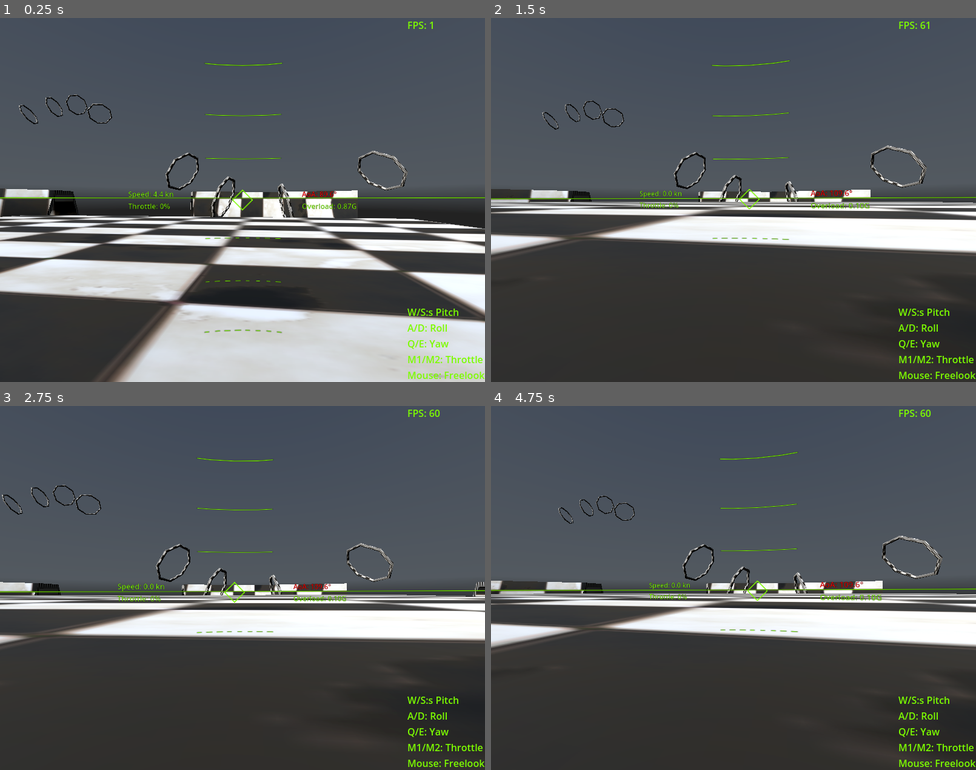
Above: before the commit, frames 1-4 (two rows, left to right).
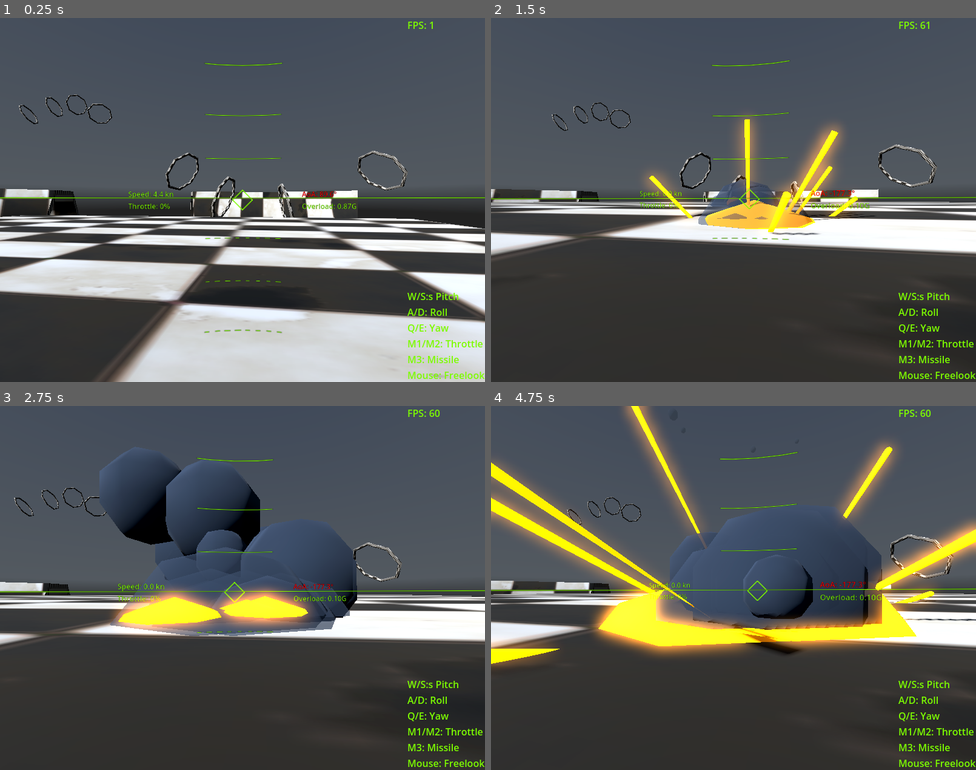
Above: after the commit, the same moments.

Repository: IzalithSky/vimana
Game: Godot game, scene res://scenes/world_0.tscn
Two runs of this game, one before a commit and one after it. Both use one fixed random seed, a clock stepped at 60 frames per second and the inputs below. A sky picture missing from this copy of the repository is replaced by a grey-blue gradient.
Inputs (mouse positions are in pixels of both pictures, inside the frame that each line leads up to):
- Up to frame 1 (0.25 s): no input
- Up to frame 2 (1.5 s): move the mouse to (757, 200) at 0.52 s; hold S (pitch_up) from 0.53 s (still down); tap V (fire_missile, bound only after the commit) at 0.6, 1.35 s; move the mouse to (709, 200) at 1.27 s
- Up to frame 3 (2.75 s): keep holding S (pitch_up); move the mouse to (252, 580) at 2.02 s; tap V (fire_missile, bound only after the commit) at 2.1 s
- Up to frame 4 (4.75 s): keep holding S (pitch_up); move the mouse to (728, 595) at 2.77 s; tap V (fire_missile, bound only after the commit) at 2.85, 3.6, 4.35 s; move the mouse to (767, 591) at 3.52 s; move the mouse to (694, 584) at 4.27 s

The runs differ from the first frame. In frame 1, 0.7% of the frame differs, in the area x 84-100%, y 75-95%; in frame 2, 8.7%; in frame 3, 16%; in frame 4, 26%, in the area x 0-100%, y 0-95%.

Commit message:
missiles

Diff:
--- /dev/null
+++ b/objects/explosion.gd
@@ -0,0 +1,16 @@
+class_name Explosion extends Node3D
+
+
+@onready var sparks: GPUParticles3D = $Sparks
+@onready var smoke: GPUParticles3D = $Smoke
+@onready var fire: GPUParticles3D = $Fire
+@onready var explosion_sound: AudioStreamPlayer3D = $ExplosionSound
+
+
+func _ready() -> void:
+	sparks.emitting = true
+	smoke.emitting = true
+	fire.emitting = true
+	explosion_sound.play()
+	await get_tree().create_timer(2.0).timeout
+	queue_free()
--- /dev/null
+++ b/objects/explosion.tscn
@@ -0,0 +1,139 @@
+[gd_scene load_steps=21 format=3 uid="uid://b10gv1tbsvpnr"]
+
+[ext_resource type="Script" uid="uid://b2vluth3hax2o" path="res://objects/explosion.gd" id="1_17npe"]
+
+[sub_resource type="Curve" id="Curve_3oo6d"]
+_data = [Vector2(0, 0.359551), 0.0, 0.0, 0, 0, Vector2(0.737069, 1), 0.0, 0.0, 0, 0, Vector2(0.99569, 0.0898877), 0.0, 0.0, 0, 0]
+point_count = 3
+
+[sub_resource type="CurveTexture" id="CurveTexture_17npe"]
+curve = SubResource("Curve_3oo6d")
+
+[sub_resource type="ParticleProcessMaterial" id="ParticleProcessMaterial_nfeox"]
+particle_flag_align_y = true
+spread = 180.0
+initial_velocity_min = 12.0
+initial_velocity_max = 16.0
+scale_min = 0.5
+scale_max = 1.5
+scale_curve = SubResource("CurveTexture_17npe")
+
+[sub_resource type="StandardMaterial3D" id="StandardMaterial3D_aw4cw"]
+albedo_color = Color(0.895307, 0.439701, 0, 1)
+emission_enabled = true
+emission = Color(0.894118, 0.439216, 0, 1)
+emission_energy_multiplier = 2.0
+
+[sub_resource type="CylinderMesh" id="CylinderMesh_3el85"]
+material = SubResource("StandardMaterial3D_aw4cw")
+top_radius = 0.1
+bottom_radius = 0.0
+height = 8.0
+
+[sub_resource type="Curve" id="Curve_17npe"]
+_data = [Vector2(0, 0.516854), 0.0, 0.0, 0, 0, Vector2(0.668103, 0.988764), 0.0, 0.0, 0, 0, Vector2(1, 0), 0.0, 0.0, 0, 0]
+point_count = 3
+
+[sub_resource type="CurveTexture" id="CurveTexture_nfeox"]
+curve = SubResource("Curve_17npe")
+
+[sub_resource type="Curve" id="Curve_aw4cw"]
+_data = [Vector2(0, 0.550562), 0.0, 0.0, 0, 0, Vector2(0.25431, 1), 0.0, 0.0, 0, 0, Vector2(1, 0), 0.0, 0.0, 0, 0]
+point_count = 3
+
+[sub_resource type="CurveTexture" id="CurveTexture_3el85"]
+curve = SubResource("Curve_aw4cw")
+
+[sub_resource type="ParticleProcessMaterial" id="ParticleProcessMaterial_hbmxj"]
+emission_shape = 1
+emission_sphere_radius = 1.0
+direction = Vector3(0, -1, 0)
+initial_velocity_min = 1.0
+initial_velocity_max = 2.0
+gravity = Vector3(0, 5, 0)
+scale_min = 0.5
+scale_max = 1.5
+scale_curve = SubResource("CurveTexture_3el85")
+color = Color(0.187237, 0.236935, 0.311474, 1)
+alpha_curve = SubResource("CurveTexture_nfeox")
+
+[sub_resource type="StandardMaterial3D" id="StandardMaterial3D_hbmxj"]
+transparency = 1
+vertex_color_use_as_albedo = true
+
+[sub_resource type="SphereMesh" id="SphereMesh_cun36"]
+material = SubResource("StandardMaterial3D_hbmxj")
+radius = 2.0
+height = 4.0
+radial_segments = 8
+rings = 4
+
+[sub_resource type="Gradient" id="Gradient_3oo6d"]
+colors = PackedColorArray(0.847059, 0.670588, 0, 1, 0.970785, 0.428175, 0, 1)
+
+[sub_resource type="GradientTexture1D" id="GradientTexture1D_17npe"]
+gradient = SubResource("Gradient_3oo6d")
+
+[sub_resource type="Curve" id="Curve_nfeox"]
+_limits = [0.0, 2.0, 0.0, 1.0]
+_data = [Vector2(0.00431034, 1.4382), 0.0, 0.0, 0, 0, Vector2(0.50431, 2), 0.0, 0.0, 0, 0, Vector2(1, 0.94382), 0.0, 0.0, 0, 0]
+point_count = 3
+
+[sub_resource type="CurveTexture" id="CurveTexture_aw4cw"]
+curve = SubResource("Curve_nfeox")
+
+[sub_resource type="Curve" id="Curve_3el85"]
+_data = [Vector2(0, 0.550562), 0.0, 0.0, 0, 0, Vector2(0.25431, 1), 0.0, 0.0, 0, 0, Vector2(1, 0), 0.0, 0.0, 0, 0]
+point_count = 3
+
+[sub_resource type="CurveTexture" id="CurveTexture_hbmxj"]
+curve = SubResource("Curve_3el85")
+
+[sub_resource type="ParticleProcessMaterial" id="ParticleProcessMaterial_xfoey"]
+emission_shape = 1
+emission_sphere_radius = 1.0
+direction = Vector3(0, -1, 0)
+spread = 90.0
+initial_velocity_min = 2.0
+initial_velocity_max = 4.0
+gravity = Vector3(0, 5, 0)
+scale_min = 0.5
+scale_max = 1.5
+scale_curve = SubResource("CurveTexture_hbmxj")
+color = Color(0.84867, 0.671683, 0, 1)
+color_ramp = SubResource("GradientTexture1D_17npe")
+emission_curve = SubResource("CurveTexture_aw4cw")
+
+[node name="explosion" type="Node3D"]
+script = ExtResource("1_17npe")
+
+[node name="Sparks" type="GPUParticles3D" parent="."]
+emitting = false
+amount = 24
+lifetime = 0.5
+one_shot = true
+explosiveness = 1.0
+fixed_fps = 60
+process_material = SubResource("ParticleProcessMaterial_nfeox")
+draw_pass_1 = SubResource("CylinderMesh_3el85")
+
+[node name="Smoke" type="GPUParticles3D" parent="."]
+emitting = false
+amount = 12
+lifetime = 2.0
+one_shot = true
+explosiveness = 1.0
+fixed_fps = 60
+process_material = SubResource("ParticleProcessMaterial_hbmxj")
+draw_pass_1 = SubResource("SphereMesh_cun36")
+
+[node name="Fire" type="GPUParticles3D" parent="."]
+emitting = false
+amount = 12
+one_shot = true
+explosiveness = 1.0
+fixed_fps = 60
+process_material = SubResource("ParticleProcessMaterial_xfoey")
+draw_pass_1 = SubResource("SphereMesh_cun36")
+
+[node name="ExplosionSound" type="AudioStreamPlayer3D" parent="."]
--- a/objects/jet.gd
+++ b/objects/jet.gd
@@ -25,7 +25,7 @@
 @export var alignment_strength: float = 1.0
 
 @export var max_speed: float = 500.0  # throttle disabled above this
-@export var control_effectiveness_speed: float = 20.0  # full control above this
+@export var control_effectiveness_speed: float = 50.0  # full control above this
 
 @export var speed_label: Label
 @export var throttle_label: Label
@@ -39,6 +39,9 @@
 @export var g_limit_throttle_enabled: bool = true
 @export var max_g_force: float = 11.0
 
+@export var explosion_scene: PackedScene
+@export var explosive_speed: float = 50.0
+
 var current_thrust: float = 0.0
 var aoa: float = 0.0
 var aoa_deg: float = 0.0
@@ -60,6 +63,18 @@
 var _g_force_buffer: Array = []
 var _prev_velocity: Vector3 = Vector3.ZERO
 var smoothed_g: float = 0.0
+
+
+func _ready() -> void:
+	self.body_entered.connect(_on_body_entered)
+
+
+func _on_body_entered(body: Node) -> void:
+	if linear_velocity.length() >= explosive_speed:
+		var explosion: Node3D = explosion_scene.instantiate()
+		get_tree().current_scene.add_child(explosion)
+		explosion.global_transform.origin = global_transform.origin
+
 
 
 func _physics_process(delta: float) -> void:
--- /dev/null
+++ b/objects/missile.gd
@@ -0,0 +1,34 @@
+class_name Missile extends RigidBody3D
+
+@export var speed: float = 300.0
+@export var lifetime: float = 5.0
+@export var explosion_scene: PackedScene
+
+var time_alive: float = 0.0
+
+
+func _ready() -> void:
+	self.body_entered.connect(_on_body_entered)
+
+
+func _physics_process(delta: float) -> void:
+	# Move missile forward
+	linear_velocity = -global_transform.basis.z * speed
+
+	# Timeout check
+	time_alive += delta
+	if time_alive >= lifetime:
+		_spawn_explosion()
+		queue_free()
+
+
+func _on_body_entered(body: Node) -> void:
+	_spawn_explosion()
+	queue_free()
+
+
+func _spawn_explosion() -> void:
+	if explosion_scene:
+		var explosion: Node3D = explosion_scene.instantiate()
+		get_tree().current_scene.add_child(explosion)
+		explosion.global_transform.origin = global_transform.origin
--- /dev/null
+++ b/objects/missile.tscn
@@ -0,0 +1,64 @@
+[gd_scene load_steps=11 format=3 uid="uid://cmrbjs74gmqdn"]
+
+[ext_resource type="Script" uid="uid://dqfc8gb66o1wr" path="res://objects/missile.gd" id="1_vcrkf"]
+[ext_resource type="PackedScene" uid="uid://b10gv1tbsvpnr" path="res://objects/explosion.tscn" id="2_7vy2j"]
+
+[sub_resource type="SphereShape3D" id="SphereShape3D_g63xp"]
+
+[sub_resource type="Curve" id="Curve_g63xp"]
+_data = [Vector2(0, 0.516854), 0.0, 0.0, 0, 0, Vector2(0.668103, 0.988764), 0.0, 0.0, 0, 0, Vector2(1, 0), 0.0, 0.0, 0, 0]
+point_count = 3
+
+[sub_resource type="CurveTexture" id="CurveTexture_ql27g"]
+curve = SubResource("Curve_g63xp")
+
+[sub_resource type="Curve" id="Curve_67yly"]
+_data = [Vector2(0, 0.550562), 0.0, 0.0, 0, 0, Vector2(0.25431, 1), 0.0, 0.0, 0, 0, Vector2(1, 0), 0.0, 0.0, 0, 0]
+point_count = 3
+
+[sub_resource type="CurveTexture" id="CurveTexture_8qryu"]
+curve = SubResource("Curve_67yly")
+
+[sub_resource type="ParticleProcessMaterial" id="ParticleProcessMaterial_yx1n8"]
+emission_shape = 1
+emission_sphere_radius = 1.0
+direction = Vector3(0, 0, 1)
+spread = 5.0
+initial_velocity_min = 1.0
+initial_velocity_max = 2.0
+gravity = Vector3(0, 0, 0)
+scale_min = 0.5
+scale_max = 1.5
+scale_curve = SubResource("CurveTexture_8qryu")
+color = Color(0.414672, 0.495124, 0.6157, 1)
+alpha_curve = SubResource("CurveTexture_ql27g")
+
+[sub_resource type="StandardMaterial3D" id="StandardMaterial3D_mk0mt"]
+transparency = 1
+vertex_color_use_as_albedo = true
+
+[sub_resource type="SphereMesh" id="SphereMesh_8rqf1"]
+material = SubResource("StandardMaterial3D_mk0mt")
+radial_segments = 8
+rings = 4
+
+[node name="RigidBody3D" type="RigidBody3D"]
+mass = 0.1
+continuous_cd = true
+contact_monitor = true
+max_contacts_reported = 1
+script = ExtResource("1_vcrkf")
+explosion_scene = ExtResource("2_7vy2j")
+
+[node name="CollisionShape3D" type="CollisionShape3D" parent="."]
+shape = SubResource("SphereShape3D_g63xp")
+
+[node name="Smoke" type="GPUParticles3D" parent="."]
+transform = Transform3D(1, 0, 0, 0, 1, 0, 0, 0, 1, 0, 0, 2)
+amount = 32
+lifetime = 20.0
+preprocess = 0.29
+speed_scale = 25.0
+fixed_fps = 60
+process_material = SubResource("ParticleProcessMaterial_yx1n8")
+draw_pass_1 = SubResource("SphereMesh_8rqf1")
--- /dev/null
+++ b/objects/missile_launcher.gd
@@ -0,0 +1,20 @@
+class_name MissileLauncher extends Node3D
+
+@export var missile_scene: PackedScene
+@export var fire_action: String = "fire_missile"
+
+
+func _process(delta: float) -> void:
+	if Input.is_action_just_pressed(fire_action):
+		launch_missile()
+
+
+func launch_missile() -> void:
+	if missile_scene:
+		var missile: RigidBody3D = missile_scene.instantiate()
+		get_tree().current_scene.add_child(missile)
+		missile.global_transform = global_transform
+
+		# Ignore collision with parent (e.g., the jet)
+		if missile is RigidBody3D and owner is CollisionObject3D:
+			missile.add_collision_exception_with(owner)
--- a/objects/missilecraft.gd
+++ /dev/null
@@ -1,101 +0,0 @@
-extends RigidBody3D
-class_name MissileLikeAircraft
-
-@export var min_thrust: float = 0.0
-@export var max_thrust: float = 200.0
-@export var throttle_speed: float = 20.0
-@export var max_forward_speed: float = 250.0
-
-@export var pitch_torque: float = 8.0
-@export var yaw_torque: float = 2.0
-@export var roll_torque: float = 4.0
-
-@export var angular_damping_strength: float = 5.0
-@export var lateral_damping_strength: float = 3.0
-
-@onready var speed_label: Label = $CanvasLayer/VBoxContainer/SpeedLabel
-@onready var throttle_label: Label = $CanvasLayer/VBoxContainer/ThrottleLabel
-@onready var aoa_label: Label = $CanvasLayer/VBoxContainer/AoALabel
-
-var current_thrust: float = 0.0
-
-func _physics_process(_delta: float) -> void:
-	handle_throttle(_delta)
-	handle_input()
-	apply_thrust()
-	apply_damping()
-	update_ui()
-
-
-func update_ui() -> void:
-	var speed: float = linear_velocity.length()
-	speed_label.text = "Speed: %.1f m/s" % speed
-
-	var throttle_percent: float = (current_thrust / max_thrust) * 100.0
-	throttle_label.text = "Throttle: %.0f%%" % throttle_percent
-
-	var velocity: Vector3 = linear_velocity
-	var aoa: float = 0.0
-	if velocity.length() > 0.001:
-		var forward: Vector3 = -transform.basis.z
-		var vel_dir: Vector3 = velocity.normalized()
-		aoa = forward.angle_to(vel_dir)
-	aoa_label.text = "AoA: %.1f°" % rad_to_deg(aoa)
-
-
-func handle_throttle(delta: float) -> void:
-	if Input.is_action_pressed("throttle_up"):
-		current_thrust = min(current_thrust + throttle_speed * delta, max_thrust)
-	elif Input.is_action_pressed("throttle_down"):
-		current_thrust = max(current_thrust - throttle_speed * delta, min_thrust)
-
-
-func apply_thrust() -> void:
-	var forward: Vector3 = -transform.basis.z
-	var forward_speed: float = linear_velocity.dot(forward)
-
-	if forward_speed >= max_forward_speed:
-		return  # Stop applying thrust when at or above max speed
-
-	var forward_force: Vector3 = forward * current_thrust
-	apply_central_force(forward_force)
-
-
-func handle_input() -> void:
-	var input_active: bool = false
-
-	if Input.is_action_pressed("pitch_up"):
-		apply_torque(transform.basis.x * pitch_torque)
-		input_active = true
-	elif Input.is_action_pressed("pitch_down"):
-		apply_torque(-transform.basis.x * pitch_torque)
-		input_active = true
-
-	if Input.is_action_pressed("yaw_left"):
-		apply_torque(transform.basis.y * yaw_torque)
-		input_active = true
-	elif Input.is_action_pressed("yaw_right"):
-		apply_torque(-transform.basis.y * yaw_torque)
-		input_active = true
-
-	if Input.is_action_pressed("roll_left"):
-		apply_torque(transform.basis.z * roll_torque)
-		input_active = true
-	elif Input.is_action_pressed("roll_right"):
-		apply_torque(-transform.basis.z * roll_torque)
-		input_active = true
-
-	# Angular damping when no control input
-	if not input_active:
-		var ang_vel: Vector3 = get_angular_velocity()
-		var correction_torque: Vector3 = -ang_vel * angular_damping_strength
-		apply_torque(correction_torque)
-
-
-func apply_damping() -> void:
-	var velocity: Vector3 = linear_velocity
-	var forward: Vector3 = -transform.basis.z
-
-	var lateral_velocity: Vector3 = velocity - forward * velocity.dot(forward)
-	var lateral_correction: Vector3 = -lateral_velocity * lateral_damping_strength
-	apply_central_force(lateral_correction)
--- a/objects/vimana0.tscn
+++ b/objects/vimana0.tscn
@@ -1,11 +1,14 @@
-[gd_scene load_steps=15 format=4 uid="uid://ck71e5phsxvxj"]
+[gd_scene load_steps=18 format=4 uid="uid://ck71e5phsxvxj"]
 
 [ext_resource type="Script" uid="uid://5nop0mdwyr3e" path="res://objects/jet.gd" id="1_0qbkc"]
 [ext_resource type="Material" uid="uid://bw6qspkyps87o" path="res://textures/256x256/Roofs/Roofs_01-256x256.tres" id="1_s1d72"]
+[ext_resource type="PackedScene" uid="uid://b10gv1tbsvpnr" path="res://objects/explosion.tscn" id="2_g63xp"]
 [ext_resource type="Script" uid="uid://cu5pn655aha13" path="res://objects/fp_camera_holder.gd" id="3_0qbkc"]
 [ext_resource type="Script" uid="uid://db5fo0njlni2v" path="res://objects/horizon.gd" id="4_nhwor"]
 [ext_resource type="Texture2D" uid="uid://buyab1s5wwd8b" path="res://textures/nose_sprite.png" id="5_nndtu"]
 [ext_resource type="Texture2D" uid="uid://c8pblqefl4ywh" path="res://textures/heading_sprite.png" id="6_g63xp"]
+[ext_resource type="Script" uid="uid://d2nrb6pxnthli" path="res://objects/missile_launcher.gd" id="8_ql27g"]
+[ext_resource type="PackedScene" uid="uid://cmrbjs74gmqdn" path="res://objects/missile.tscn" id="9_67yly"]
 
 [sub_resource type="ArrayMesh" id="ArrayMesh_s1d72"]
 _surfaces = [{
@@ -48,6 +51,9 @@
 
 [node name="RigidBody3D" type="RigidBody3D" node_paths=PackedStringArray("speed_label", "throttle_label", "aoa_label", "gf_label", "horizon", "heading")]
 mass = 3.0
+continuous_cd = true
+contact_monitor = true
+max_contacts_reported = 5
 angular_damp = 3.0
 script = ExtResource("1_0qbkc")
 angular_damping_strength = 80.0
@@ -59,6 +65,7 @@
 heading = NodePath("HeadingSprite3D")
 g_limit_pitch_enabled = false
 g_limit_throttle_enabled = false
+explosion_scene = ExtResource("2_g63xp")
 
 [node name="ThrustPointL" type="Node3D" parent="."]
 transform = Transform3D(1, 0, 0, 0, 1, 0, 0, 0, 1, -1.59701, 0.225189, 0)
@@ -165,6 +172,7 @@
 A/D: Roll
 Q/E: Yaw
 M1/M2: Throttle
+M3: Missile
 Mouse: Freelook"
 
 [node name="Display" type="MeshInstance3D" parent="."]
@@ -260,3 +268,8 @@
 no_depth_test = true
 fixed_size = true
 texture = ExtResource("6_g63xp")
+
+[node name="MissileLauncher" type="Node3D" parent="."]
+transform = Transform3D(1, 0, 0, 0, 1, 0, 0, 0, 1, 0, -1.5, 0)
+script = ExtResource("8_ql27g")
+missile_scene = ExtResource("9_67yly")
--- a/project.godot
+++ b/project.godot
@@ -67,6 +67,12 @@
 "events": [Object(InputEventKey,"resource_local_to_scene":false,"resource_name":"","device":-1,"window_id":0,"alt_press …(192 unchanged characters)…
 ]
 }
+fire_missile={
+"deadzone": 0.2,
+"events": [Object(InputEventKey,"resource_local_to_scene":false,"resource_name":"","device":-1,"window_id":0,"alt_pressed":false,"shift_pressed":false,"ctrl_pressed":false,"meta_pressed":false,"pressed":false,"keycode":0,"physical_keycode":86,"key_label":0,"unicode":118,"location":0,"echo":false,"script":null)
+, Object(InputEventMouseButton,"resource_local_to_scene":false,"resource_name":"","device":-1,"window_id":0,"alt_pressed":false,"shift_pressed":false,"ctrl_pressed":false,"meta_pressed":false,"button_mask":0,"position":Vector2(0, 0),"global_position":Vector2(0, 0),"factor":1.0,"button_index":3,"canceled":false,"pressed":false,"double_click":false,"script":null)
+]
+}
 
 [rendering]
 
Renamed: scenes/debug_draw_3d.gd -> objects/debug_draw_3d.gd
Renamed: scenes/debug_draw_3d.gd.uid -> objects/debug_draw_3d.gd.uid
Not shown, added: objects/explosion.gd.uid
Not shown, added: objects/missile.gd.uid
Not shown, added: objects/missile_launcher.gd.uid
Not shown, removed: objects/missilecraft.gd.uid
